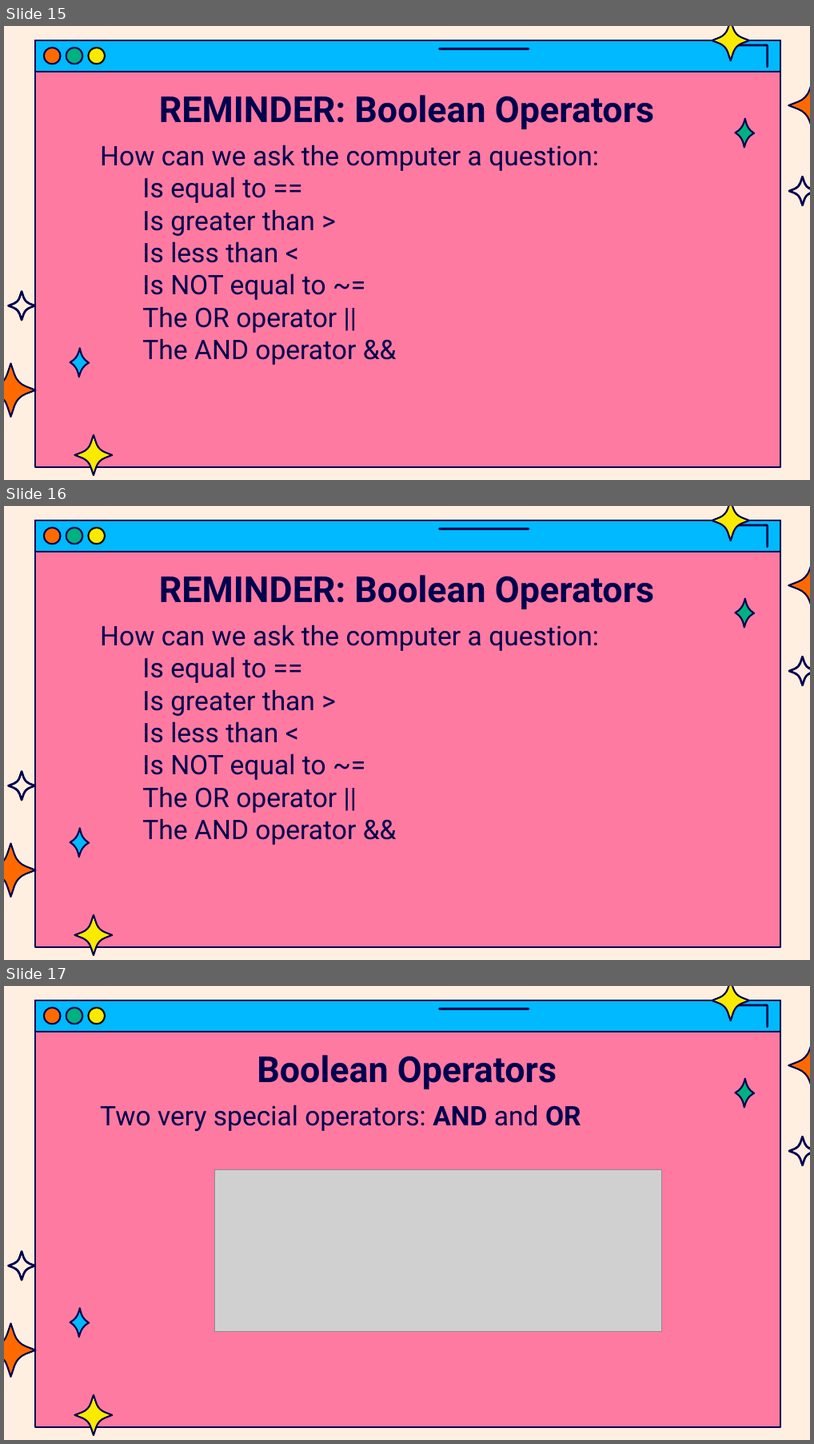
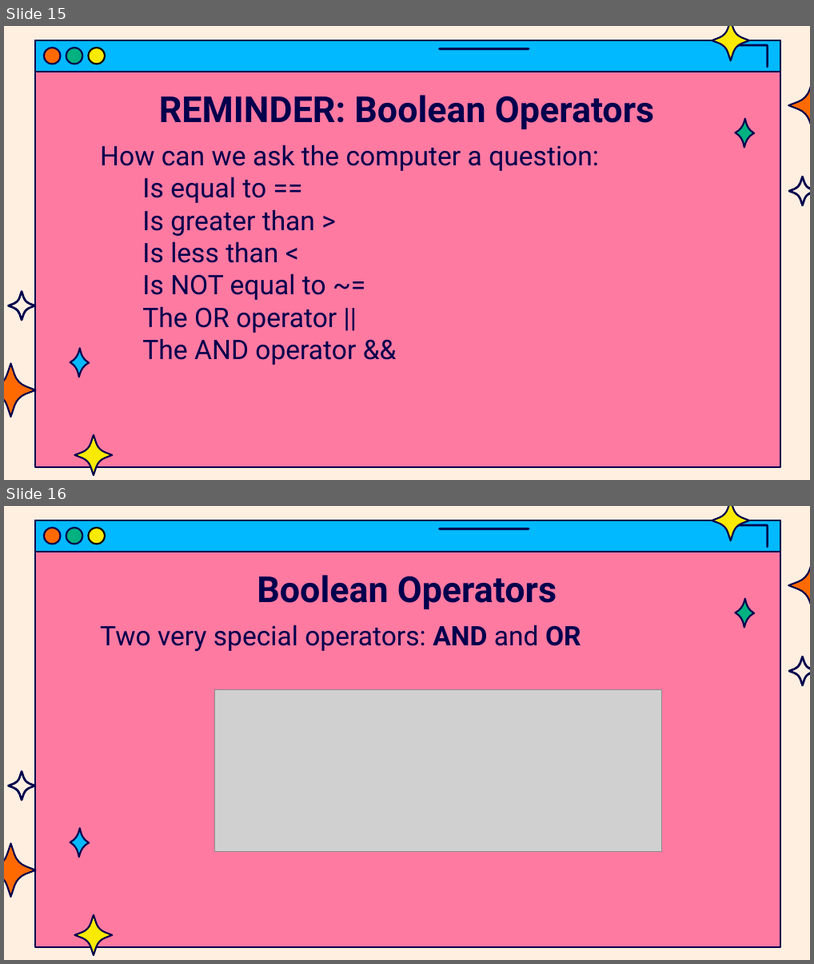
Before and after one commit to jasondsc/MATDRAB2MATFAB, a slide deck: slides/MATLAB_class_2.pptx. Shown one above the other, each under a label of ours: slides 15, 16 and 17 before the commit, slides 15 and 16 after it. The pictures are 814x1444 and 814x964 pixels, drawn with LibreOffice and Linux fonts; fonts in the diff are those of the drawing; grey boxes stand for pictures. Boxes give left, top, right and bottom in pixels: in the first picture for what was removed or moved away, otherwise in the second. Text is boxed around its words. In the diff, an @@ line names an element or a change of style, - is before the commit and + after.

```diff
--- a/slides/MATLAB_class_2.pptx
+++ b/slides/MATLAB_class_2.pptx
@@ slide 16 removed at <box>4,506,810,960</box>, background #FFEFE1; not listed: 1 template element that a slide beside it also shows @@
@@ group removed at <box>35,520,781,551</box>: 6 freeform shapes @@
@@ freeform shape removed at <box>712,506,749,540</box> @@
@@ title removed at <box>159,575,654,609</box> @@
-REMINDER: Boolean Operators
@@ freeform shape removed at <box>789,559,810,612</box> @@
@@ freeform shape removed at <box>735,599,754,628</box> @@
@@ text removed at <box>100,624,599,844</box> @@
-How can we ask the computer a question:
-  Is equal to ==
-  Is greater than >
-  Is less than <
-  Is NOT equal to ~=
-  The OR operator ||
-  The AND operator &&
@@ freeform shape removed at <box>789,656,810,686</box> @@
@@ freeform shape removed at <box>8,771,35,800</box> @@
@@ freeform shape removed at <box>70,828,90,856</box> @@
@@ freeform shape removed at <box>4,843,35,896</box> @@
@@ freeform shape removed at <box>75,915,112,955</box> @@
@@ what was slide 17 is now slide 16 @@
```
Also in this commit, not shown: 1 other file.
